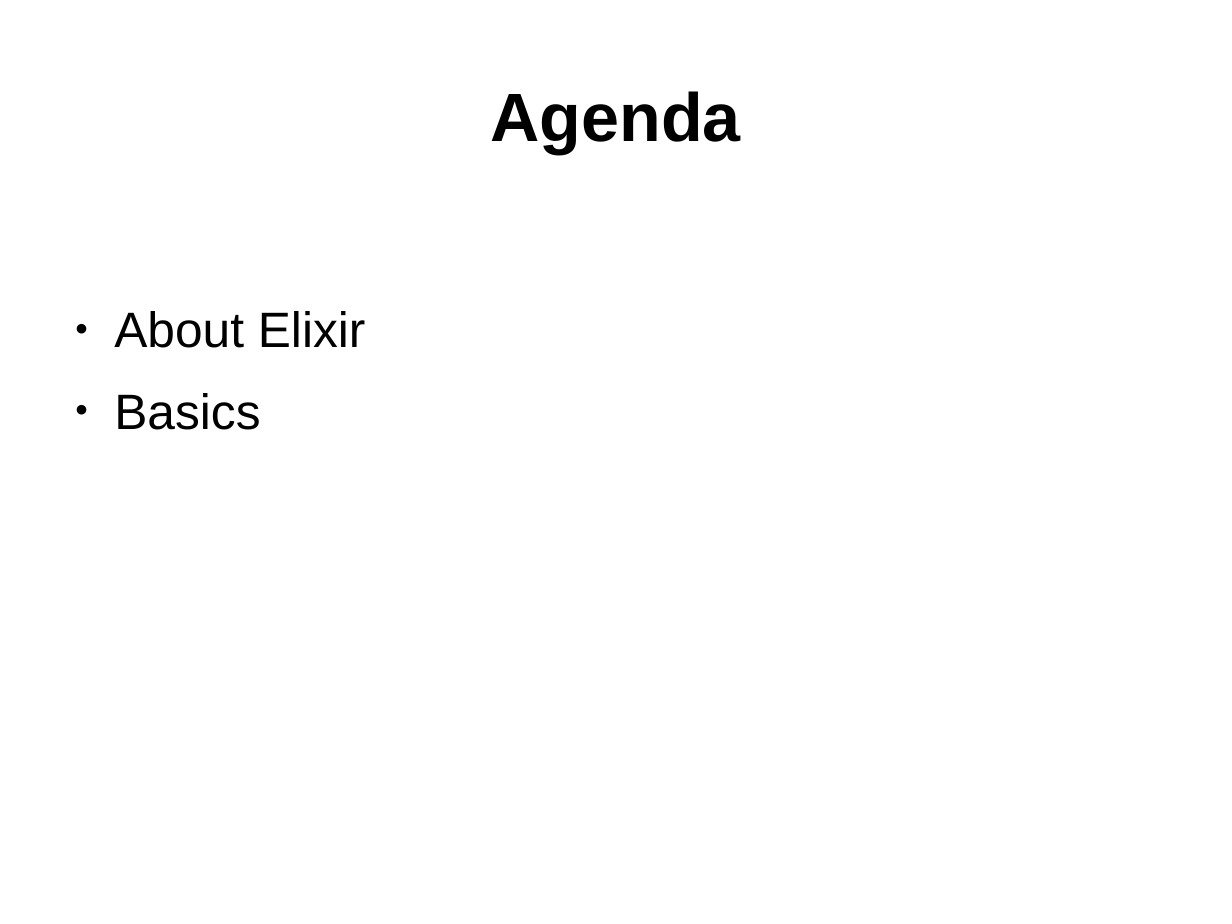
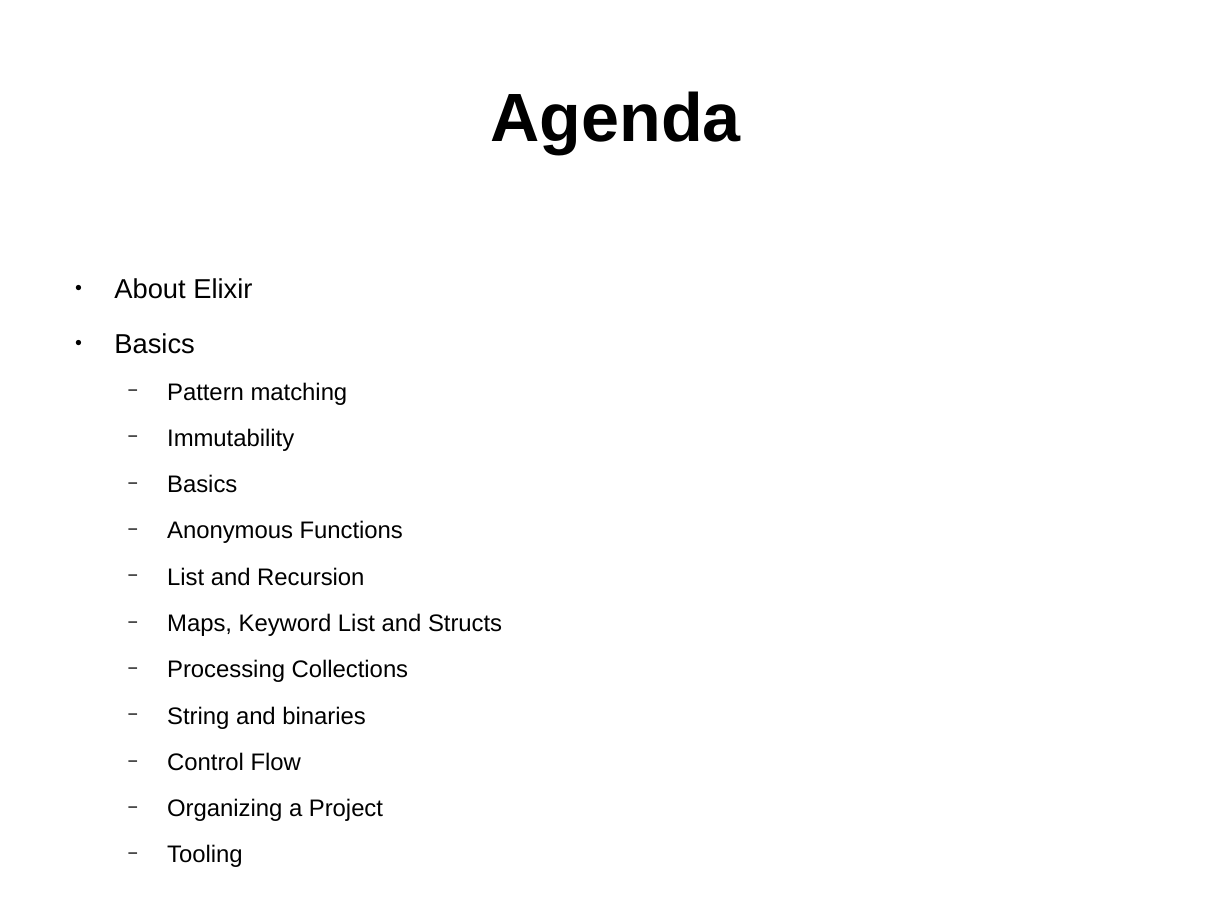
Before and after one commit to ramortegui/talks, a slide deck: slide 2 of elixir-basics.odp. Drawn at 1232x924 pixels with LibreOffice and Linux fonts; fonts in the diff are those of the drawing. Boxes give left, top, right and bottom in pixels: in the first picture for what was removed or moved away, otherwise in the second. Text is boxed around its words. In the diff, an @@ line names an element or a change of style, - is before the commit and + after.

```diff
--- a/elixir-basics.odp
+++ b/elixir-basics.odp
@@ text at bbox=[114, 278, 252, 354]: size 32 to 17.6 pt in "About Elixir", "Basics" @@
@@ text at bbox=[167, 382, 502, 867]: paragraphs added @@
+  − Pattern matching
+  − Immutability
+  − Basics
+  − Anonymous Functions
+  − List and Recursion
+  − Maps, Keyword List and Structs
+  − Processing Collections
+  − String and binaries
+  − Control Flow
+  − Organizing a Project
+  − Tooling
```
